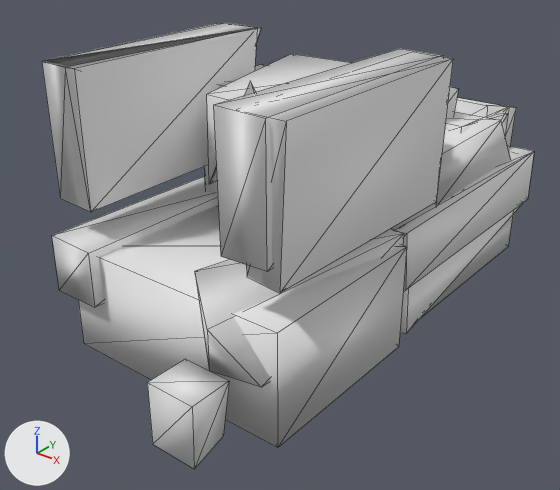
Before and after pictures for a commit that changed the OBJ model src/main/resources/assets/kn8/meshes/soichiro/foot_right.obj.
Camera for both pictures: a 50 mm camera at (0.33, -0.028, 0.218) aimed at (0.097, 0.264, 0.037). The lights are fixed; the arrows at lower left show +X, +Y and +Z. The first picture is the older version. Mesh edges are drawn as thin lines. Where no turn or scale is listed for an object, it has been applied to the vertices. Vertices at exactly the same position are counted once.

The older version as bpy lines, for what is in view:
```python
me_foot_right = bpy.data.meshes.new('foot_right')
me_foot_right.from_pydata(...)  # 205 vertices, 322 faces; spans x 0.029..0.175, y 0.139..0.445, z 0.0..0.143
ob_foot_right = bpy.data.objects.new('foot_right', me_foot_right)
ob_foot_right.location = (0.0, 0.0, 0.0)
```
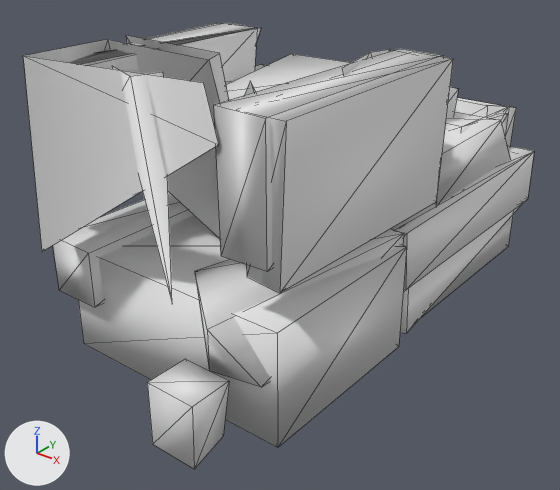
The change in detail:
me_foot_right is used by ob_foot_right; location (0.0, 0.0, 0.0).
me_foot_right had 205 vertices, 322 faces and spanned x 0.029..0.175, y 0.139..0.445, z 0.0..0.143.
me_foot_right now has 228 vertices, 339 faces and spans x 0.029..0.175, y 0.139..0.445, z 0.0..0.151.
Part 1, on me_foot_right:
23 vertices are added at x 0.033..0.161, y 0.148..0.293, z 0.044..0.151.
17 new faces join them.

Changed parts and their boxes [x1, y1, x2, y2] in the pictures (560 x 490 px):
'foot_right', reshaped
    before: [42, 23, 534, 469]
    after: [23, 23, 534, 469]
part 1 of me_foot_right, added
    after: [23, 35, 393, 301]
